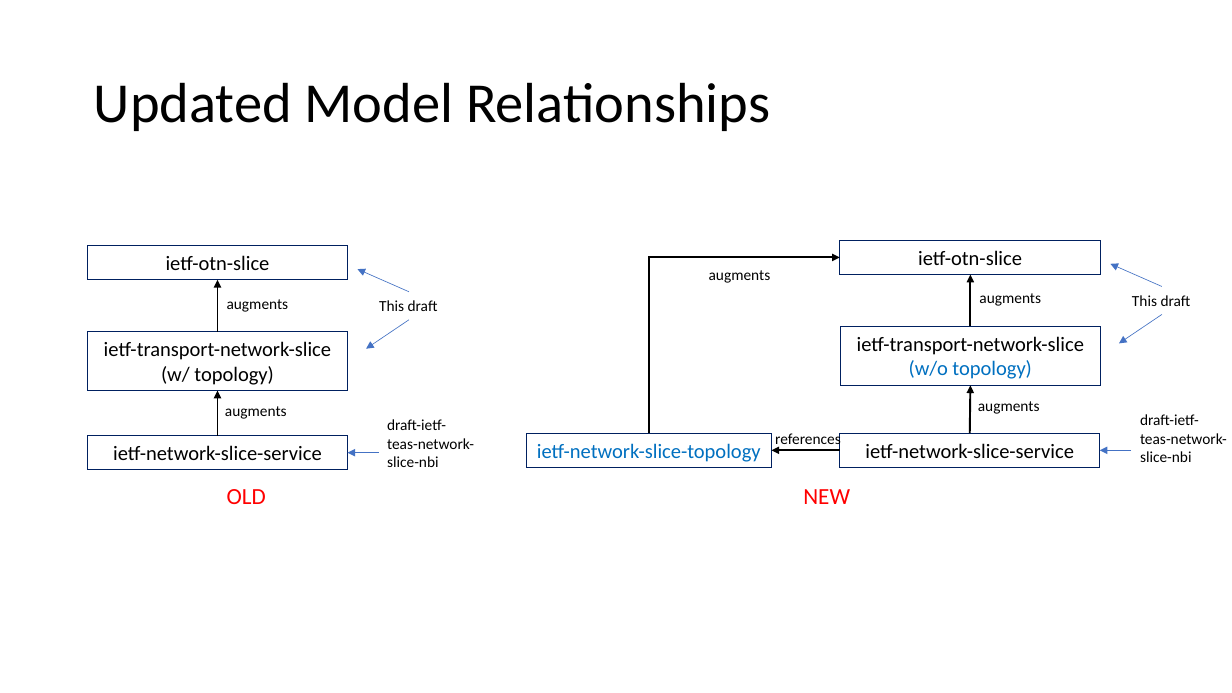
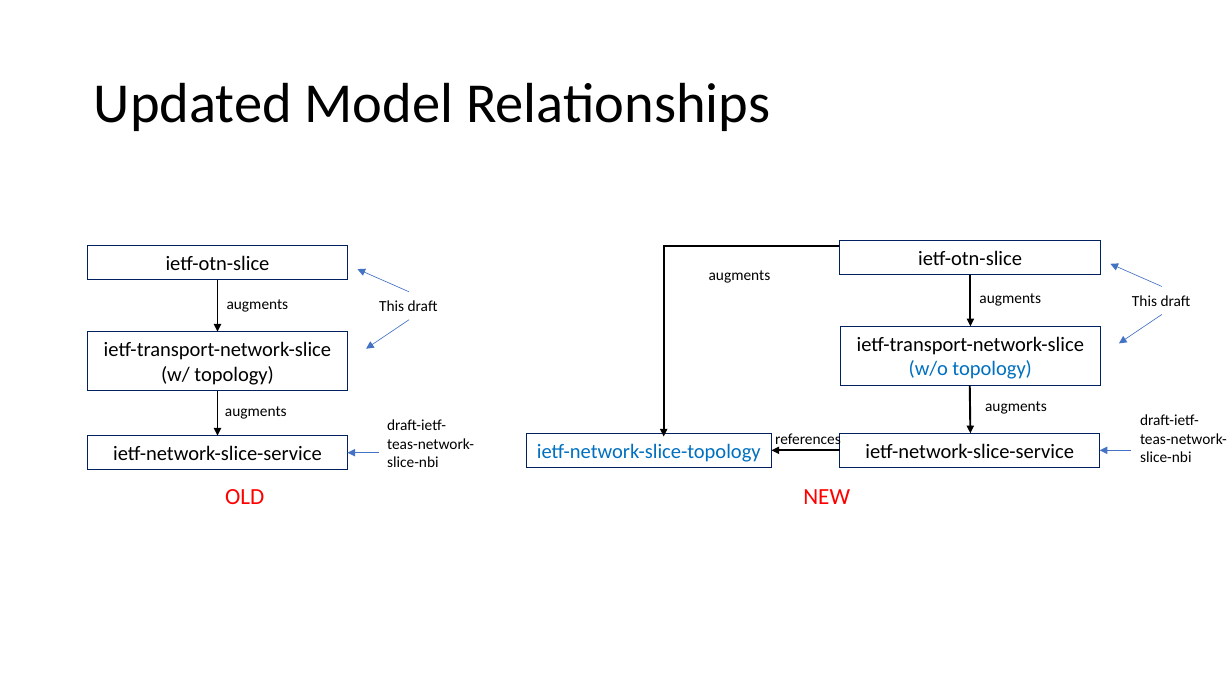
Before and after one commit to aguoietf/Public_material_for_standards, a slide deck: slide 3 of draft-ietf-ccamp-yang-otn-slicing-04.pptx. Drawn at 1232x693 pixels with LibreOffice and Linux fonts; fonts in the diff are those of the drawing. Boxes give left, top, right and bottom in pixels: in the first picture for what was removed or moved away, otherwise in the second. Text is boxed around its words. In the diff, an @@ line names an element or a change of style, - is before the commit and + after.

```diff
--- a/draft-ietf-ccamp-yang-otn-slicing-04.pptx
+++ b/draft-ietf-ccamp-yang-otn-slicing-04.pptx
@@ elbow arrow moved from (649, 433) - (840, 258) to (839, 246) - (664, 436) @@
@@ arrow (217, 332) - (217, 280): arrowheads changed @@
@@ arrow moved from (970, 326) - (970, 274) to (970, 274) - (970, 326) @@
@@ arrow moved from (970, 433) - (970, 385) to (970, 385) - (970, 433) @@
@@ arrow (217, 435) - (217, 391): arrowheads changed @@
@@ text "augments": place and size @@
-text "augments" at [978, 401, 1040, 414]
+text "augments" at [985, 401, 1047, 414]
```
Also in this commit, not shown: 2 other slides changed, 1 other file.
